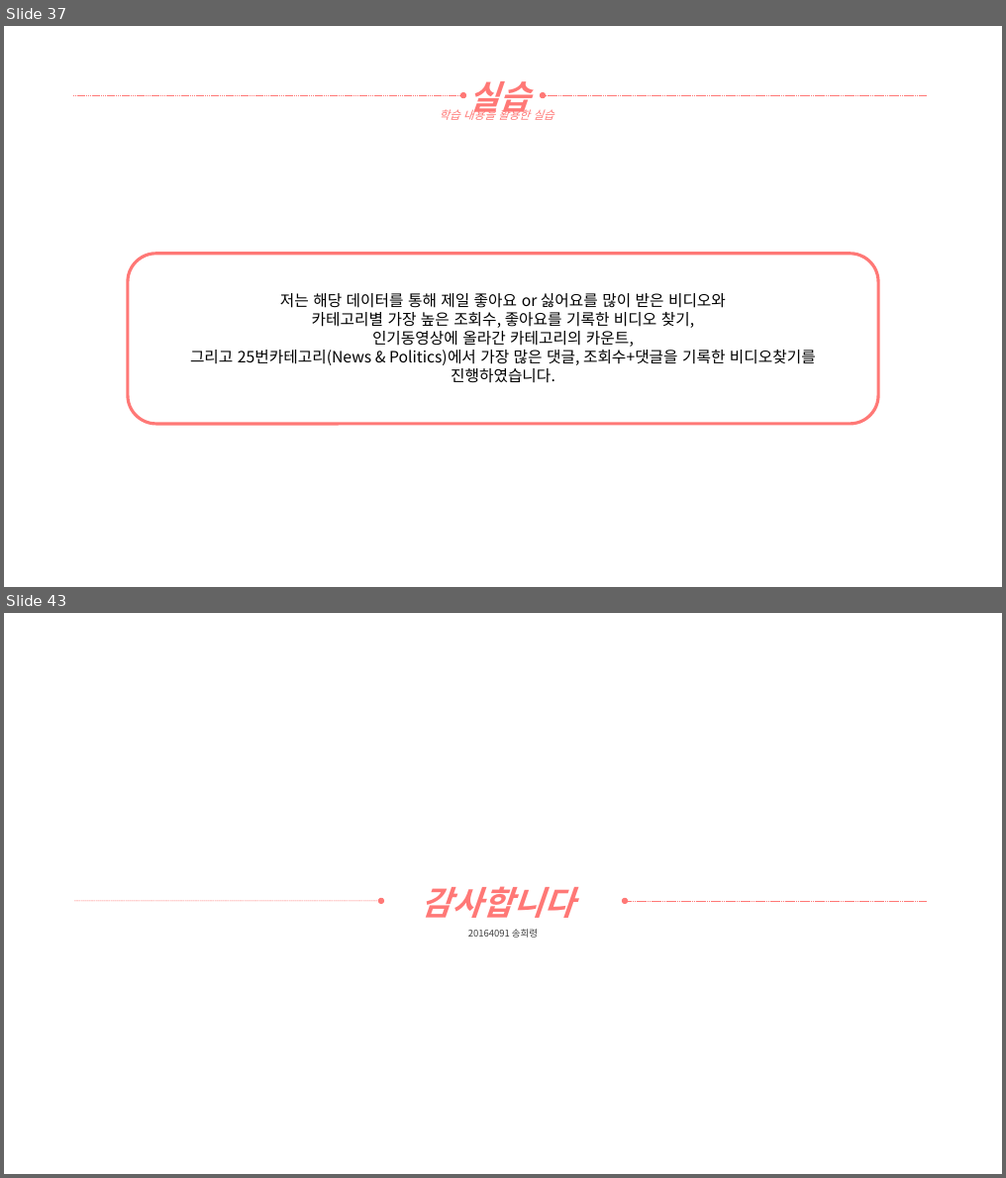
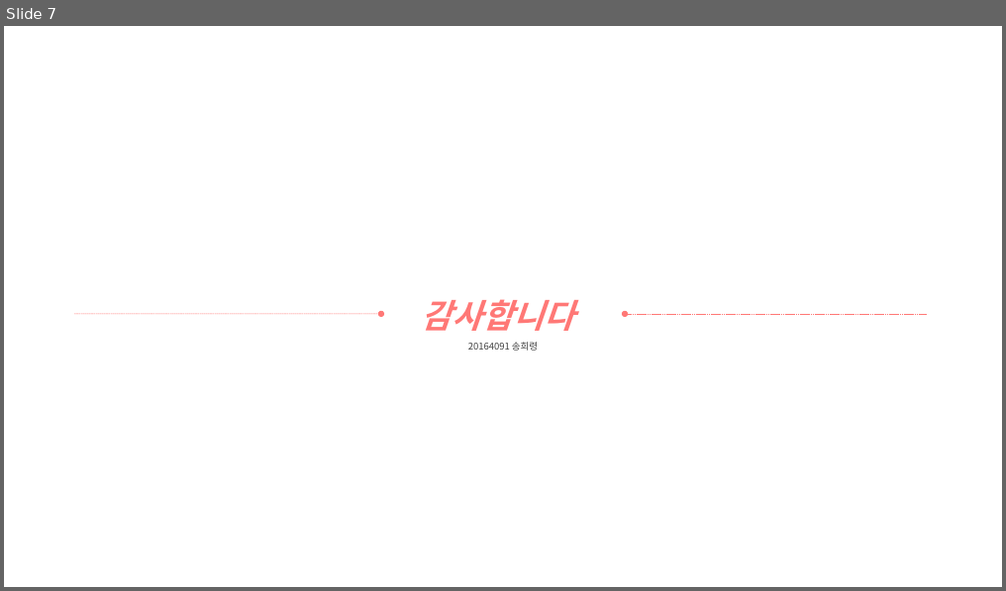
Before and after one commit to yooatom2200/Programing_Base_2, a slide deck: 1장/20164091-송희령-7주차 과제1.pptx. Shown one above the other, each under a label of ours: slides 37 and 43 before the commit, slide 7 after it; the slides between them are not shown. The pictures are 1006x1178 and 1006x591 pixels, drawn with LibreOffice and Linux fonts; fonts in the diff are those of the drawing. Boxes give left, top, right and bottom in pixels: in the first picture for what was removed or moved away, otherwise in the second. Text is boxed around its words. In the diff, an @@ line names an element or a change of style, - is before the commit and + after.

```diff
--- a/1장/20164091-송희령-7주차 과제1.pptx
+++ b/1장/20164091-송희령-7주차 과제1.pptx
@@ slide 37 removed at [4,26,1002,587], background #FFFFFF @@
@@ text removed at [469,81,531,119] @@
-실습
@@ arrow removed from (73, 95) to (463, 95) @@
@@ text removed at [439,107,553,120] @@
-학습 내용을 활용한 실습
@@ arrow removed from (927, 95) to (543, 95) @@
@@ rounded rectangle removed at [128,254,878,424] @@
@@ text removed at [190,293,816,383] @@
-저는 해당 데이터를 통해 제일 좋아요 or 싫어요를 많이 받은 비디오와
-카테고리별 가장 높은 조회수, 좋아요를 기록한 비디오 찾기,
-인기동영상에 올라간 카테고리의 카운트,
-그리고 25번카테고리(News & Politics)에서 가장 많은 댓글, 조회수+댓글을 기록한 비디오찾기를
-진행하였습니다.
@@ what was slide 43 is now slide 7 @@
```
Also in this commit, not shown: 1 slide changed, 5 slides added, 40 other slides removed, 3 other files.
